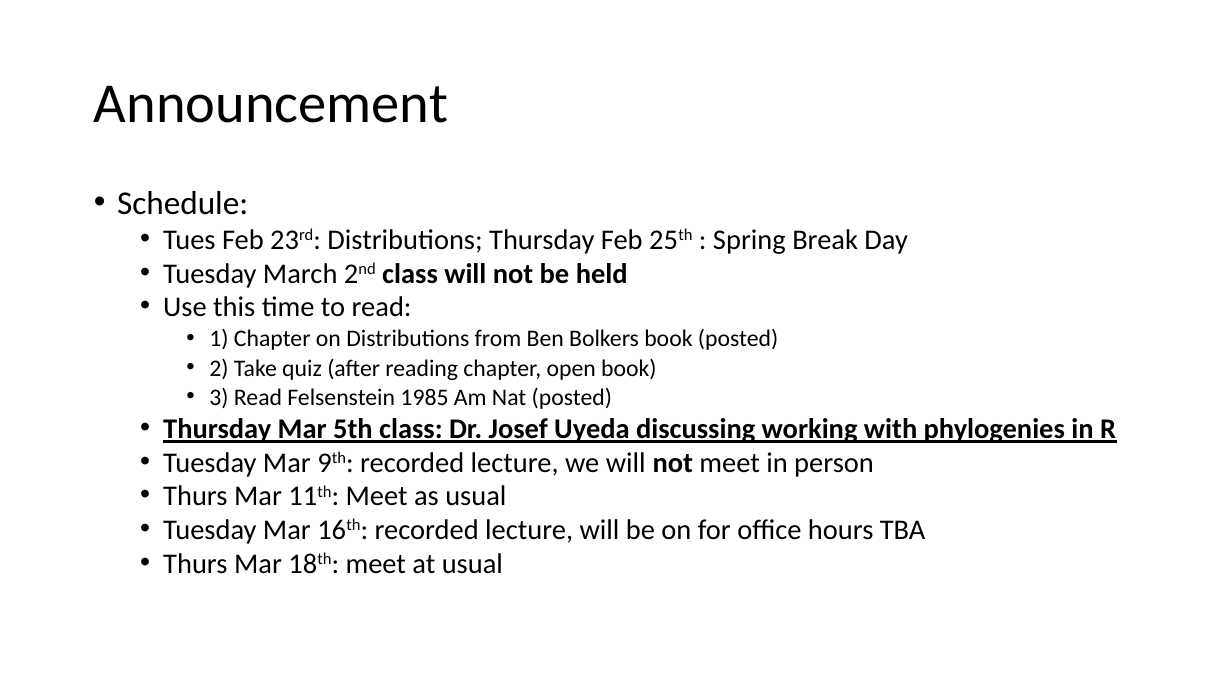
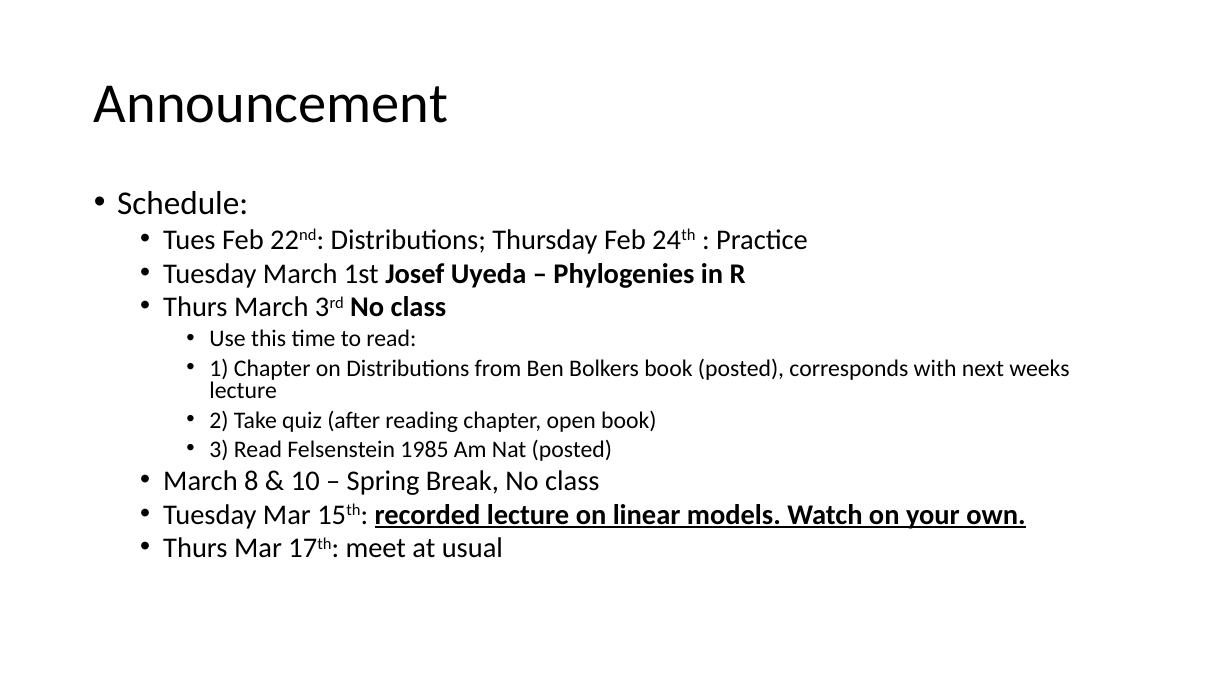
Before and after one commit to VTQuantMethodsEEB/klangwig, a slide deck: slide 2 of lectures/week_5_tests/le_5_tests.pptx. Drawn at 1232x693 pixels with LibreOffice and Linux fonts; fonts in the diff are those of the drawing. Boxes give left, top, right and bottom in pixels: in the first picture for what was removed or moved away, otherwise in the second. Text is boxed around its words. In the diff, an @@ line names an element or a change of style, - is before the commit and + after.

```diff
--- a/lectures/week_5_tests/le_5_tests.pptx
+++ b/lectures/week_5_tests/le_5_tests.pptx
@@ text at bbox=[163, 229, 808, 317]: text changed @@
-  • Tues Feb 23rd: Distributions; Thursday Feb 25th : Spring Break Day
-  • Tuesday March 2nd class will not be held
+  • Tues Feb 22nd: Distributions; Thursday Feb 24th : Practice
+  • Tuesday March 1st Josef Uyeda – Phylogenies in R
+  • Thurs March 3rd No class
@@ text at bbox=[209, 329, 416, 346]: size 22.2 to 18.5 pt in "Use this time to read:"; list level 2 to 3 in "Use this time to read:" @@
@@ text at bbox=[209, 359, 1069, 398]: text changed @@
-    • 1) Chapter on Distributions from Ben Bolkers book (posted)
+    • 1) Chapter on Distributions from Ben Bolkers book (posted), corresponds with next weeks lecture
@@ text at bbox=[163, 470, 1025, 558]: text changed @@
-  • Thursday Mar 5th class: Dr. Josef Uyeda discussing working with phylogenies in R
-  • Tuesday Mar 9th: recorded lecture, we will not meet in person
-  • Thurs Mar 11th: Meet as usual
-  • Tuesday Mar 16th: recorded lecture, will be on for office hours TBA
-  • Thurs Mar 18th: meet at usual
+  • March 8 & 10 – Spring Break, No class
+  • Tuesday Mar 15th: recorded lecture on linear models. Watch on your own.
+  • Thurs Mar 17th: meet at usual
```
Also in this commit, not shown: 2 other slides changed, 4 other files.
